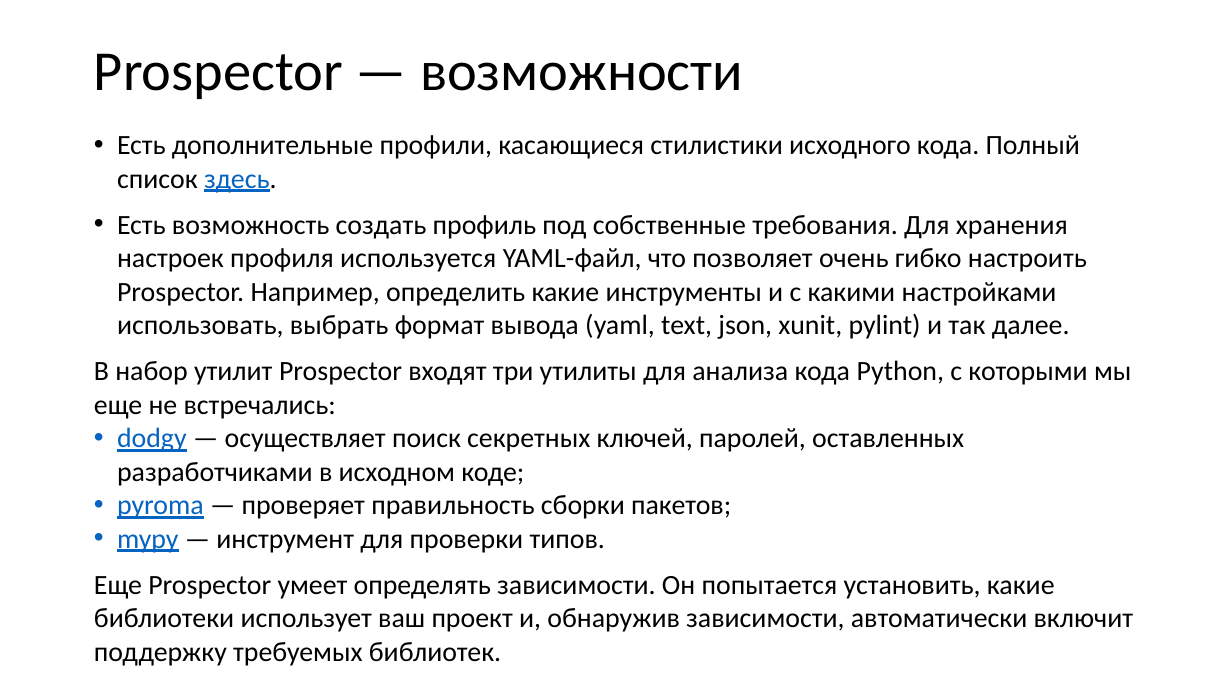
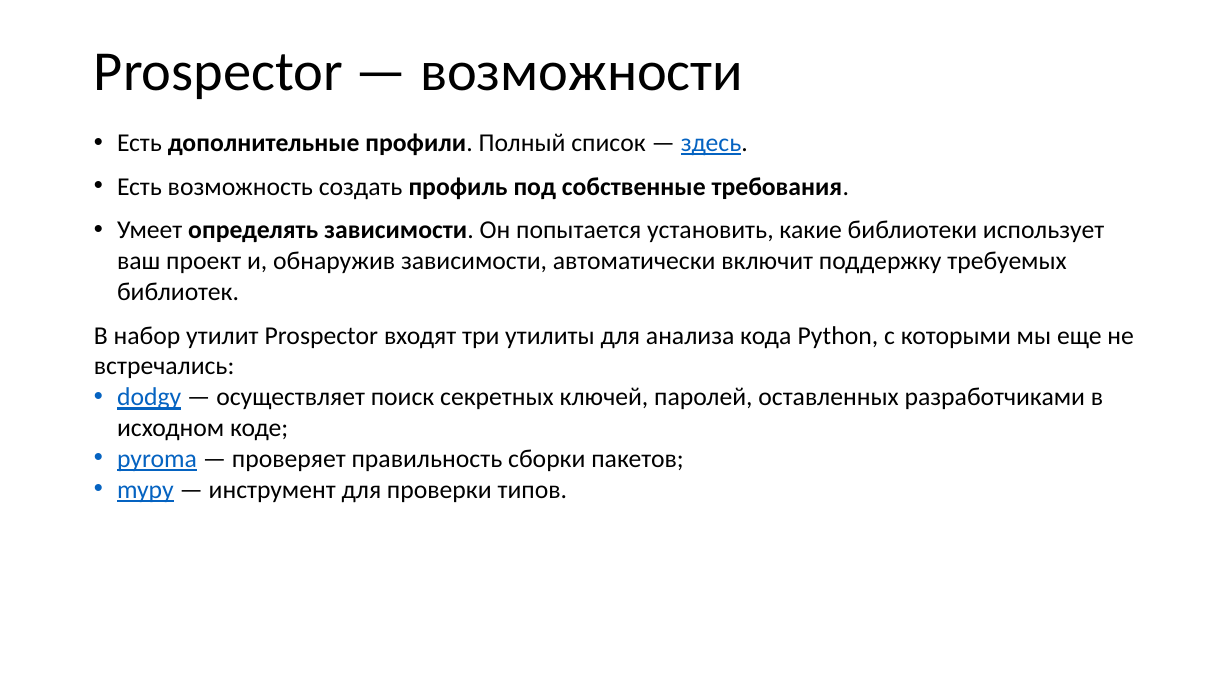
Before and after one commit to xtrueman/prog_instruments, a slide deck: slide 37 of presentations/StaticAnalysers.pptx (slide 36 before the commit). Drawn at 1232x693 pixels with LibreOffice and Linux fonts; fonts in the diff are those of the drawing. Boxes give left, top, right and bottom in pixels: in the first picture for what was removed or moved away, otherwise in the second. Text is boxed around its words. In the diff, an @@ line names an element or a change of style, - is before the commit and + after.

```diff
--- a/presentations/StaticAnalysers.pptx
+++ b/presentations/StaticAnalysers.pptx
@@ text at [117,133,1104,300]: text changed; size 21.7 to 20 pt @@
-• Есть дополнительные профили, касающиеся стилистики исходного кода. Полный список здесь.
-• Есть возможность создать профиль под собственные требования. Для хранения настроек профиля используется YAML-файл, что позволяет очень гибко настроить Prospector. Например, определить какие инструменты и с какими настройками использовать, выбрать формат вывода (yaml, text, json, xunit, pylint) и так далее.
+• Есть дополнительные профили. Полный список — здесь.
+• Есть возможность создать профиль под собственные требования.
+• Умеет определять зависимости. Он попытается установить, какие библиотеки использует ваш проект и, обнаружив зависимости, автоматически включит поддержку требуемых библиотек.
@@ text at [94,326,1134,503]: size 21.7 to 20 pt in "В набор утилит Prospector входят три утилиты ...", "dodgy — осуществляет поиск секретных ключей, паролей, ...", "pyroma — проверяет правильность сборки пакетов;", "mypy — инструмент для проверки типов." @@
@@ text at [94,576,1133,666]: paragraph removed @@
-Еще Prospector умеет определять зависимости. Он попытается установить, какие библиотеки использует ваш проект и, обнаружив зависимости, автоматически включит поддержку требуемых библиотек.
```
Also in this commit, not shown: 41 other slides changed, 12 slides added, 2 slides removed.
